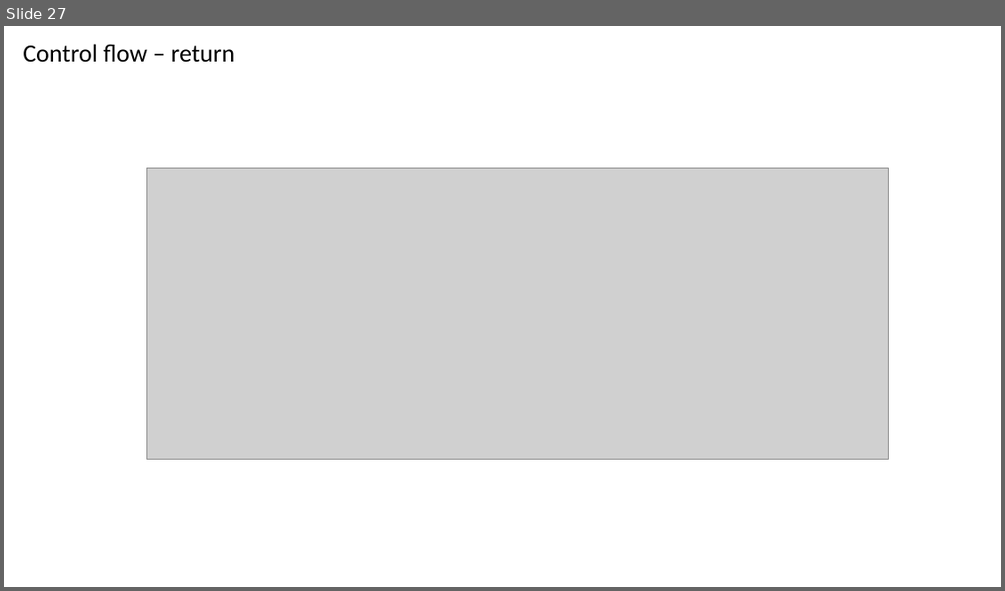
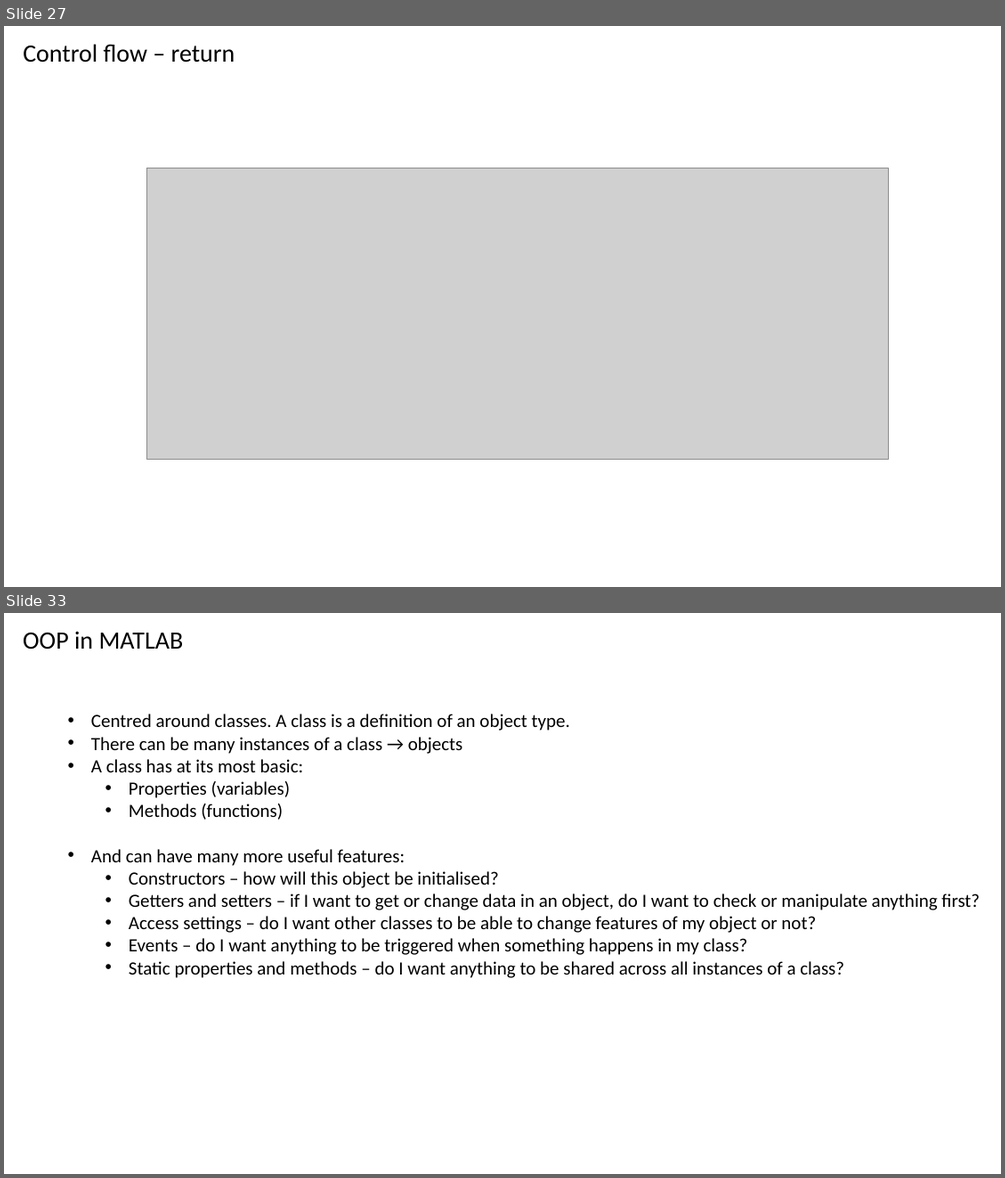
Before and after one commit to np-crick/matlab-intro, a slide deck: Presentation/MATLAB Programming.pptm. Shown one above the other, each under a label of ours: slide 27 before the commit, slides 27 and 33 after it; the slides between them are not shown. The pictures are 1005x591 and 1005x1178 pixels, drawn with LibreOffice and Linux fonts; fonts in the diff are those of the drawing; grey boxes stand for pictures. Boxes give left, top, right and bottom in pixels: in the first picture for what was removed or moved away, otherwise in the second. Text is boxed around its words. In the diff, an @@ line names an element or a change of style, - is before the commit and + after.

```diff
--- a/Presentation/MATLAB Programming.pptm
+++ b/Presentation/MATLAB Programming.pptm
@@ slide 33 added at (4,613,1001,1174), background #FFFFFF @@
@@ text added at (23,631,184,649), 24 pt, text #000000 @@
+OOP in MATLAB
@@ text added at (91,714,979,978), 18 pt, text #000000 @@
+• Centred around classes. A class is a definition of an object type.
+• There can be many instances of a class → objects
+• A class has at its most basic:
+  • Properties (variables)
+  • Methods (functions)
+• And can have many more useful features:
+  • Constructors – how will this object be initialised?
+  • Getters and setters – if I want to get or change data in an object, do I want to check or manipulate anything first?
+  • Access settings – do I want other classes to be able to change features of my object or not?
+  • Events – do I want anything to be triggered when something happens in my class?
+  • Static properties and methods – do I want anything to be shared across all instances of a class?
```
Also in this commit, not shown: 1 slide changed, 14 other slides added, 9 other files.
